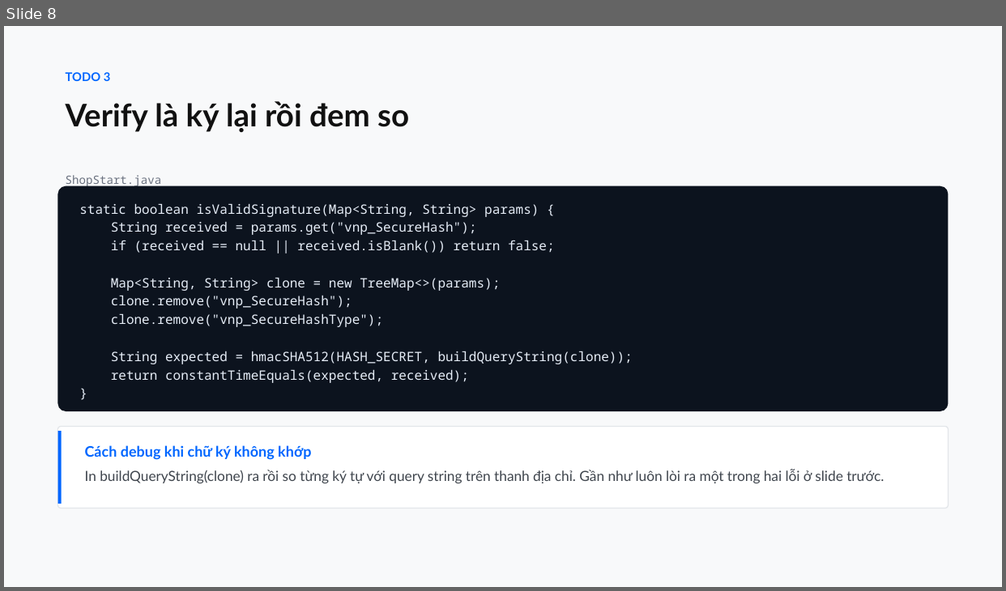
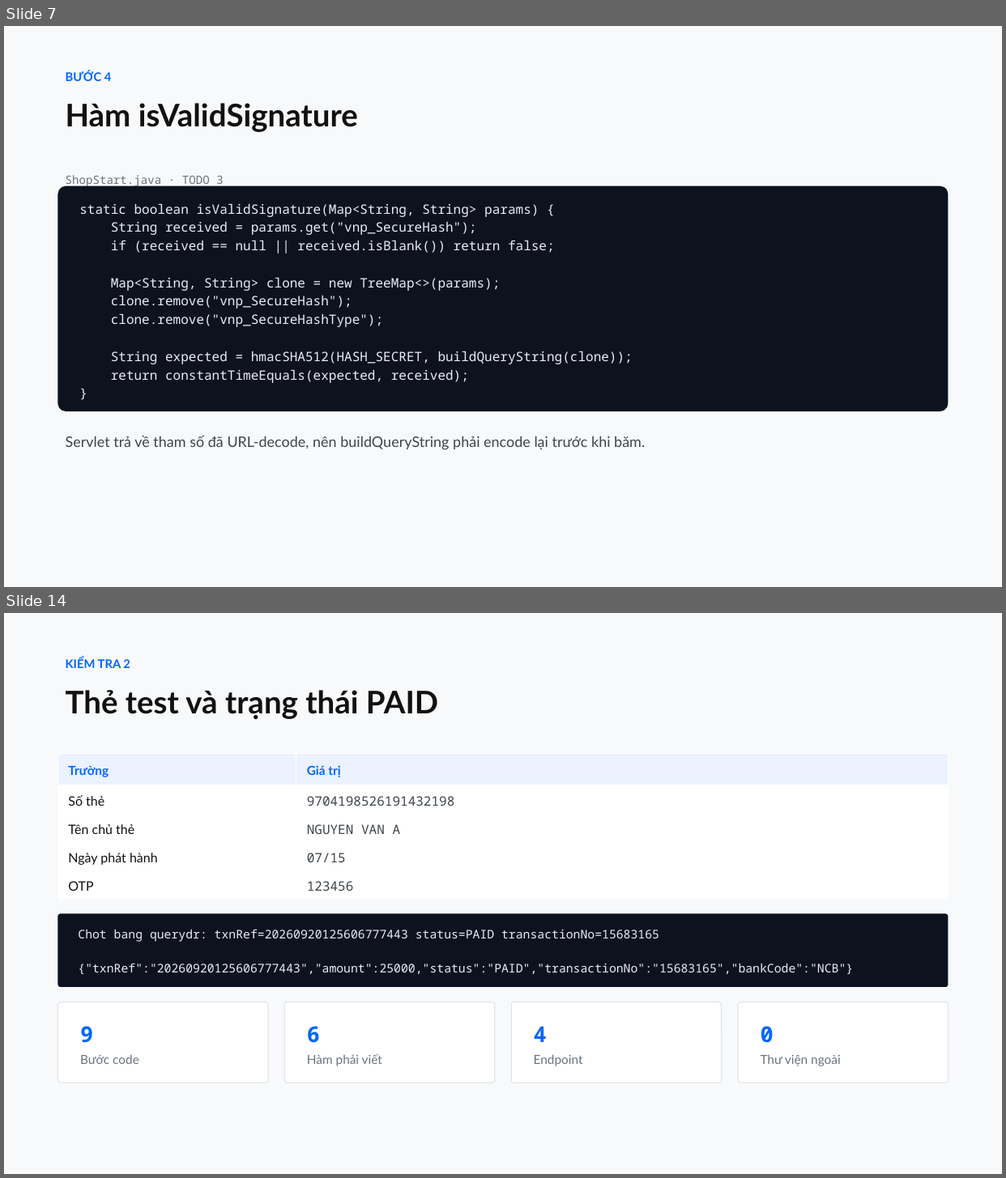
Before and after one commit to conchocon154/vnpay-seminar, a slide deck: VNPAY-seminar.pptx. Shown one above the other, each under a label of ours: slide 8 before the commit, slides 7 and 14 after it; the slides between them are not shown. The pictures are 1006x591 and 1006x1178 pixels, drawn with LibreOffice and Linux fonts; fonts in the diff are those of the drawing. Boxes give left, top, right and bottom in pixels: in the first picture for what was removed or moved away, otherwise in the second. Text is boxed around its words. In the diff, an @@ line names an element or a change of style, - is before the commit and + after.

```diff
--- a/VNPAY-seminar.pptx
+++ b/VNPAY-seminar.pptx
@@ slide 14 added at (x1=4, y1=613, x2=1002, y2=1174), background #F8F9FA @@
@@ text added at (x1=66, y1=658, x2=438, y2=720), 30 pt, text #111111, bold @@
+KIỂM TRA 2
+Thẻ test và trạng thái PAID
@@ table added at (x1=58, y1=754, x2=948, y2=899), 5 rows, 2 columns @@
+Trường | Giá trị
+Số thẻ | 9704198526191432198
+Tên chủ thẻ | NGUYEN VAN A
+Ngày phát hành | 07/15
+OTP | 123456
@@ rounded rectangle added at (x1=58, y1=914, x2=948, y2=987), fill #0C131E, 11.5 pt, text #E6EDF7 @@
+Chot bang querydr: txnRef=20260920125606777443 status=PAID transactionNo=15683165
+{"txnRef":"20260920125606777443","amount":25000,"status":"PAID","transactionNo":"15683165","bankCode":"NCB"}
@@ rounded rectangle added at (x1=58, y1=1003, x2=268, y2=1083), fill #FFFFFF, outline #E3E6EA 1 pt @@
@@ rounded rectangle added at (x1=285, y1=1003, x2=495, y2=1083), fill #FFFFFF, outline #E3E6EA 1 pt @@
@@ rounded rectangle added at (x1=512, y1=1003, x2=722, y2=1083), fill #FFFFFF, outline #E3E6EA 1 pt @@
@@ rounded rectangle added at (x1=738, y1=1003, x2=948, y2=1083), fill #FFFFFF, outline #E3E6EA 1 pt @@
@@ text added at (x1=80, y1=1026, x2=139, y2=1064), 12 pt, text #6B7280 @@
+9
+Bước code
@@ text added at (x1=307, y1=1026, x2=382, y2=1067), 12 pt, text #6B7280 @@
+6
+Hàm phải viết
@@ text added at (x1=534, y1=1026, x2=583, y2=1067), 12 pt, text #6B7280 @@
+4
+Endpoint
@@ text added at (x1=761, y1=1026, x2=841, y2=1067), 12 pt, text #6B7280 @@
+0
+Thư viện ngoài
@@ what was slide 8 is now slide 7 @@
@@ slide 7 changed as well @@
@@ text at (x1=66, y1=71, x2=358, y2=132): text changed @@
-TODO 3
-Verify là ký lại rồi đem so
+BƯỚC 4
+Hàm isValidSignature
@@ text at (x1=66, y1=175, x2=223, y2=187): text changed @@
-ShopStart.java
+ShopStart.java · TODO 3
@@ rounded rectangle removed at (x1=58, y1=426, x2=948, y2=508) @@
@@ rectangle removed at (x1=58, y1=431, x2=61, y2=504) @@
@@ text added at (x1=66, y1=435, x2=645, y2=450), 14 pt, text #3F454D @@
+Servlet trả về tham số đã URL-decode, nên buildQueryString phải encode lại trước khi băm.
@@ text removed at (x1=85, y1=446, x2=884, y2=484) @@
-Cách debug khi chữ ký không khớp
-In buildQueryString(clone) ra rồi so từng ký tự với query string trên thanh địa chỉ. Gần như luôn lòi ra một trong hai lỗi ở slide trước.
```
Also in this commit, not shown: 3 other slides changed, 9 other slides added, 15 slides removed, 1 other file.
